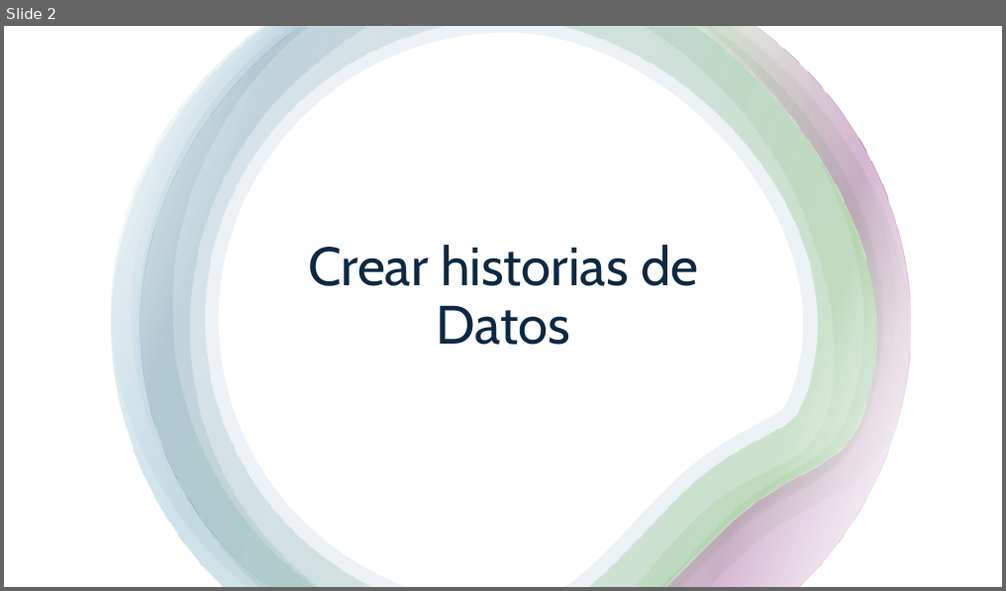
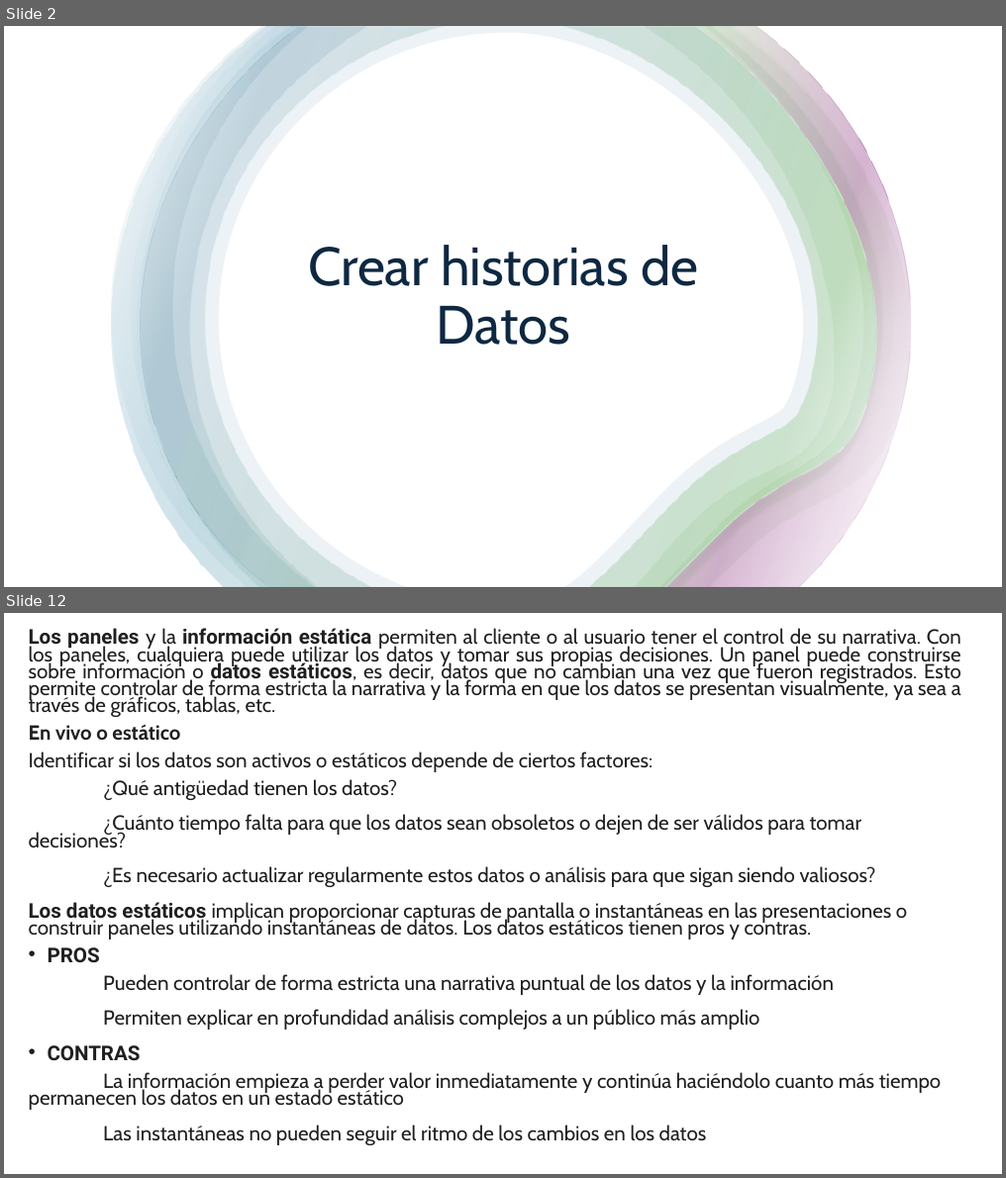
Before and after one commit to megath12/Data_Analysis_Google, a slide deck: 6_2_compartir_datos_visualizacion.pptx. Shown one above the other, each under a label of ours: slide 2 before the commit, slides 2 and 12 after it; the slides between them are not shown. The pictures are 1006x591 and 1006x1178 pixels, drawn with LibreOffice and Linux fonts; fonts in the diff are those of the drawing. Boxes give left, top, right and bottom in pixels: in the first picture for what was removed or moved away, otherwise in the second. Text is boxed around its words. In the diff, an @@ line names an element or a change of style, - is before the commit and + after.

```diff
--- a/6_2_compartir_datos_visualizacion.pptx
+++ b/6_2_compartir_datos_visualizacion.pptx
@@ slide 12 added at (4, 613, 1002, 1174), background #FFFFFF @@
@@ text added at (29, 628, 961, 1146), 19.6 pt, text #1F1F1F @@
+Los paneles y la información estática permiten al cliente o al usuario tener el control de su narrativa. Con los paneles, cualquiera puede utilizar los datos y tomar sus propias decisiones. Un panel puede construirse sobre información o datos estáticos, es decir, datos que no cambian una vez que fueron registrados. Esto permite controlar de forma estricta la narrativa y la forma en que los datos se presentan visualmente, ya sea a través de gráficos, tablas, etc.
+En vivo o estático
+Identificar si los datos son activos o estáticos depende de ciertos factores:
+¿Qué antigüedad tienen los datos?
+¿Cuánto tiempo falta para que los datos sean obsoletos o dejen de ser válidos para tomar decisiones?
+¿Es necesario actualizar regularmente estos datos o análisis para que sigan siendo valiosos?
+Los datos estáticos implican proporcionar capturas de pantalla o instantáneas en las presentaciones o construir paneles utilizando instantáneas de datos. Los datos estáticos tienen pros y contras.
+• PROS
+Pueden controlar de forma estricta una narrativa puntual de los datos y la información
+Permiten explicar en profundidad análisis complejos a un público más amplio
+• CONTRAS
+La información empieza a perder valor inmediatamente y continúa haciéndolo cuanto más tiempo permanecen los datos en un estado estático
+Las instantáneas no pueden seguir el ritmo de los cambios en los datos
```
Also in this commit, not shown: 12 other slides added, 1 slide removed, 4 other files.
